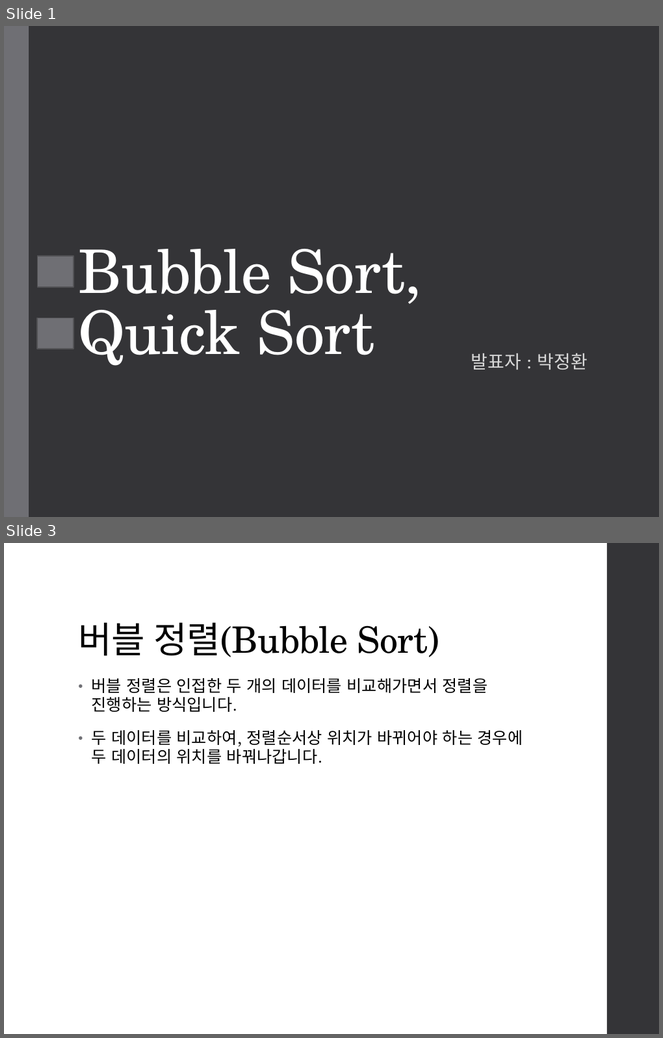
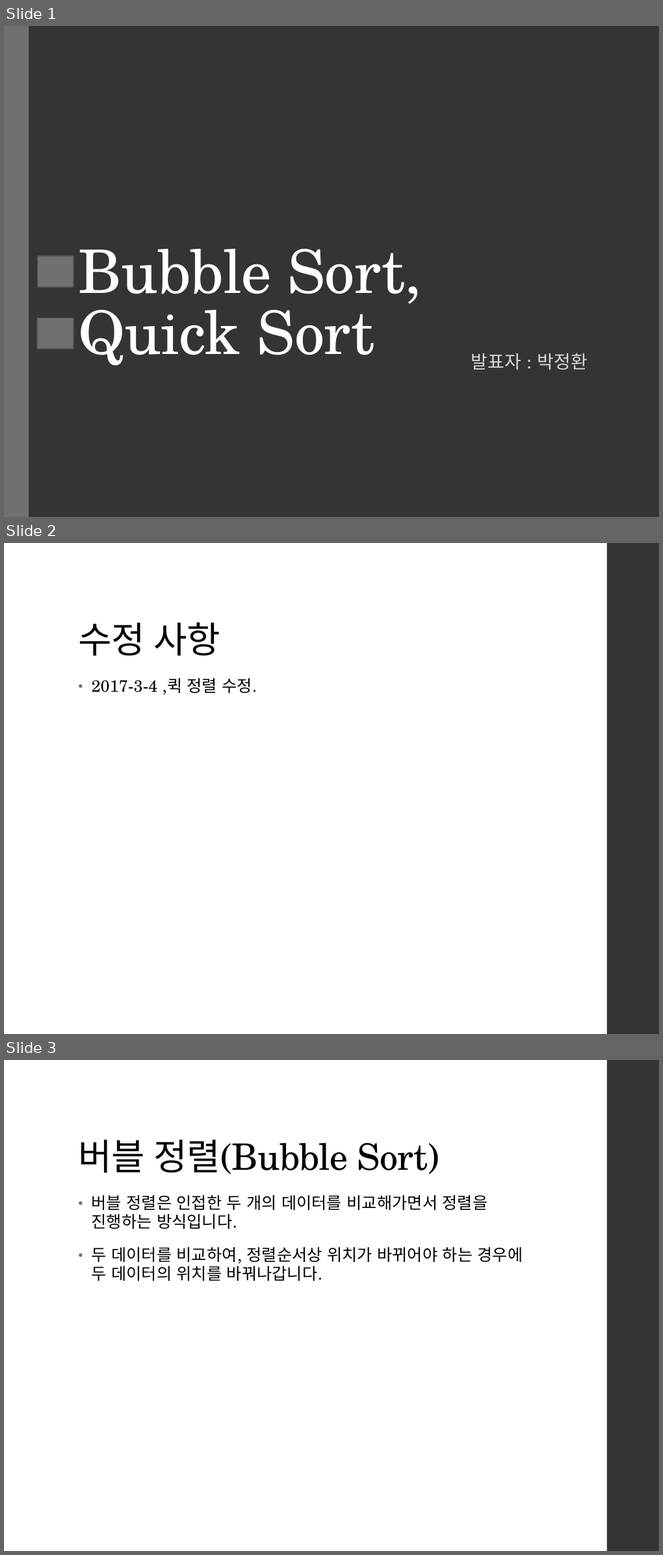
Before and after one commit to Kaigon0919/StudyDataStruct, a slide deck: Bubble,QuickSort/Bubble Sort, Quick Sort.pptx. Shown one above the other, each under a label of ours: slides 1 and 3 before the commit, slides 1, 2 and 3 after it; the slides between them are not shown. The pictures are 663x1038 and 663x1555 pixels, drawn with LibreOffice and Linux fonts; fonts in the diff are those of the drawing. Boxes give left, top, right and bottom in pixels: in the first picture for what was removed or moved away, otherwise in the second. Text is boxed around its words. In the diff, an @@ line names an element or a change of style, - is before the commit and + after.

```diff
--- a/Bubble,QuickSort/Bubble Sort, Quick Sort.pptx
+++ b/Bubble,QuickSort/Bubble Sort, Quick Sort.pptx
@@ slide 2 added at <box>4,543,659,1034</box>, background #FFFFFF; not listed: 1 template element that a slide beside it also shows @@
@@ title added at <box>78,622,220,656</box>, 40 pt, text #000000 @@
+수정 사항
@@ text added at <box>92,678,257,695</box>, 18 pt, text #000000 @@
+• 2017-3-4 ,퀵 정렬 수정.
```
Also in this commit, not shown: 9 slides changed, 1 slide removed.
